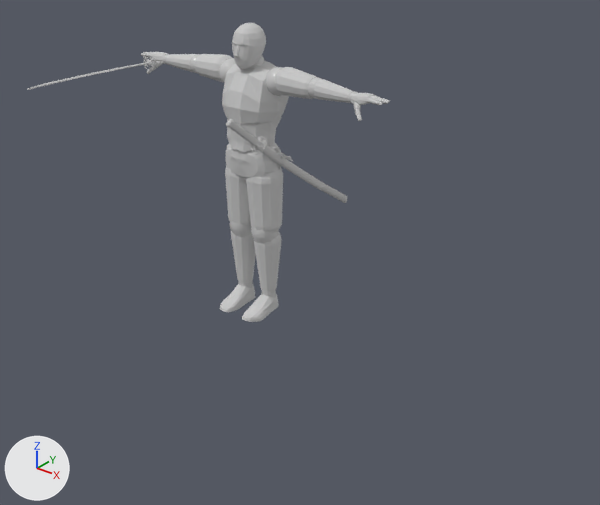
The FBX model Assets/Animation/Raw Animation/Player_AirAttk2.FBX, before and after one commit.
Camera for both pictures: a 50 mm lens placed at (3.12, -3.46, 2.62), pointed at (0.59, -0.31, 0.66). Arrows for +X, +Y and +Z are at lower left; the lights stay in place. Where no turn or scale is listed for an object, it has been applied to the vertices.

The older version as bpy lines, for what is in view:
```python
me_mesh = bpy.data.meshes.new('Mesh')
me_mesh.from_pydata(...)  # 1972 vertices, 3880 faces; spans x -133.0..133.0, y -187.0..104.0, z -7.0..8.0
me_mesh.materials.append(mat_texture_blue)  # its picture is missing
me_mesh_001 = bpy.data.meshes.new('Mesh.001')
me_mesh_001.from_pydata(...)  # 2220 vertices, 4320 faces; spans x -91.0..91.0, y -8.0..7.0, z 138.0..149.0
me_mesh_001.materials.append(mat_texture_blue)  # its picture is missing
me_mesh_002 = bpy.data.meshes.new('Mesh.002')
me_mesh_002.from_pydata(...)  # 1310 vertices, 2576 faces; spans x -67.5..67.5, y 8.0..149.0, z -9.4..9.9
me_mesh_002.materials.append(mat_texture_gray)  # its picture is missing
me_mesh_003 = bpy.data.meshes.new('Mesh.003')
me_mesh_003.from_pydata(...)  # 936 vertices, 1671 faces; spans x -0.045..0.086, y -0.135..0.591, z -0.452..0.115
me_mesh_003.materials.append(mat_texture_yellow)  # its picture is missing
ob_body = bpy.data.objects.new('Body', me_mesh)
ob_body.location = (0.0, -0.018, 1.135)
ob_body.rotation_euler = (1.571, 0.0, 0.0)  # degrees (90, 0, 0)
ob_body.scale = (0.00606, 0.00606, 0.0258)
ob_fingers = bpy.data.objects.new('Fingers', me_mesh_001)
ob_fingers.location = (0.0, 0.0, 0.0)
ob_fingers.scale = (0.01, 0.01, 0.01)
ob_joint = bpy.data.objects.new('Joint', me_mesh_002)
ob_joint.location = (0.0, 0.0, 0.0)
ob_joint.rotation_euler = (1.571, 0.0, 0.0)  # degrees (90, 0, 0)
ob_joint.scale = (0.0108, 0.0108, 0.0108)
ob_sword_hold = bpy.data.objects.new('Sword_Hold', me_mesh_003)
ob_sword_hold.location = (0.191, -0.013, 1.037)
```
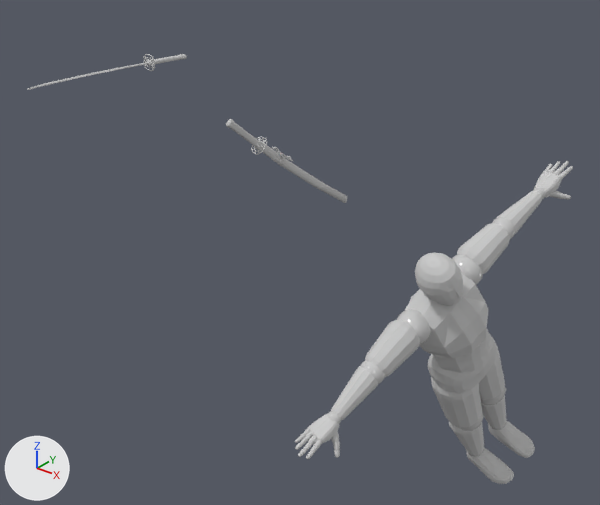
Pixel boxes [x1, y1, x2, y2] of what changed, in the pictures (600 x 505 px):
'Body', moved, turned: before [150, 23, 376, 322]; after [308, 172, 562, 484]
'Joint', moved, turned: before [163, 54, 358, 298]; after [327, 186, 546, 457]
'Fingers', moved, turned: before [141, 52, 390, 121]; after [295, 161, 573, 459]

Diff of the bpy script that builds the scene:
```diff
--- a/Assets/Animation/Raw Animation/Player_AirAttk2.FBX.py
+++ b/Assets/Animation/Raw Animation/Player_AirAttk2.FBX.py
@@ ob_joint @@
 ob_joint = bpy.data.objects.new('Joint', me_mesh_002)
-ob_joint.location = (0.0, 0.0, 0.0)
-ob_joint.rotation_euler = (1.571, 0.0, 0.0)  # degrees (90, 0, 0)
+ob_joint.location = (1.607, 0.123, -0.392)
+ob_joint.rotation_euler = (1.706, -0.52, 1.343)  # degrees (98, -30, 77)
 ob_joint.scale = (0.0108, 0.0108, 0.0108)
@@ ob_fingers @@
 ob_fingers = bpy.data.objects.new('Fingers', me_mesh_001)
-ob_fingers.location = (0.0, 0.0, 0.0)
+ob_fingers.location = (1.607, 0.123, -0.392)
+ob_fingers.rotation_euler = (0.135, -0.52, 1.343)  # degrees (7.7, -30, 77)
 ob_fingers.scale = (0.01, 0.01, 0.01)
@@ ob_body @@
 ob_body = bpy.data.objects.new('Body', me_mesh)
-ob_body.location = (0.0, -0.018, 1.135)
-ob_body.rotation_euler = (1.571, 0.0, 0.0)  # degrees (90, 0, 0)
+ob_body.location = (1.647, -0.459, 0.582)
+ob_body.rotation_euler = (1.706, -0.52, 1.343)  # degrees (98, -30, 77)
 ob_body.scale = (0.00606, 0.00606, 0.0258)
```
